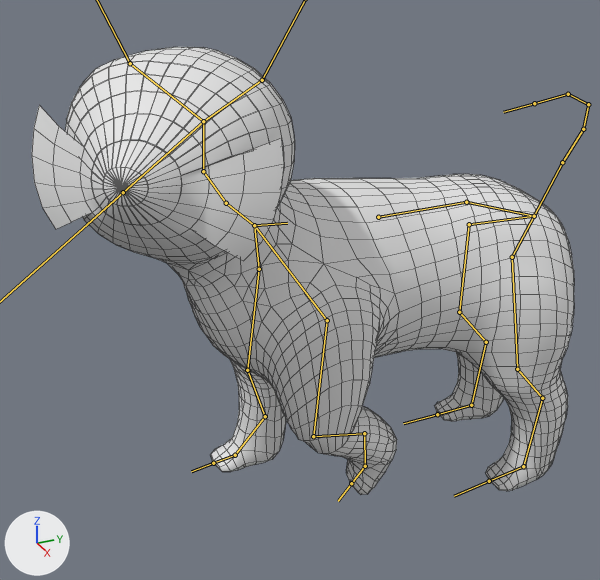
The FBX model Augotchi/Kevins stuff/Djur/BaseModel_Happy_Idle.fbx as it was, and as the next commit left it.
Camera for both pictures: a 50 mm lens placed at (142.6, -73.4, 124.0), pointed at (1.6, -10.0, 53.5). The axes (+X, +Y, +Z) are drawn at lower left. The lights are the same throughout. Both versions are drawn at frame 104 of the action 'Armature|ArmatureAction'; the numbers are the values there. The bones that bend it are drawn over the model as lines. Mesh edges are drawn as thin lines.

Names of what the first picture shows: 'Animal'.
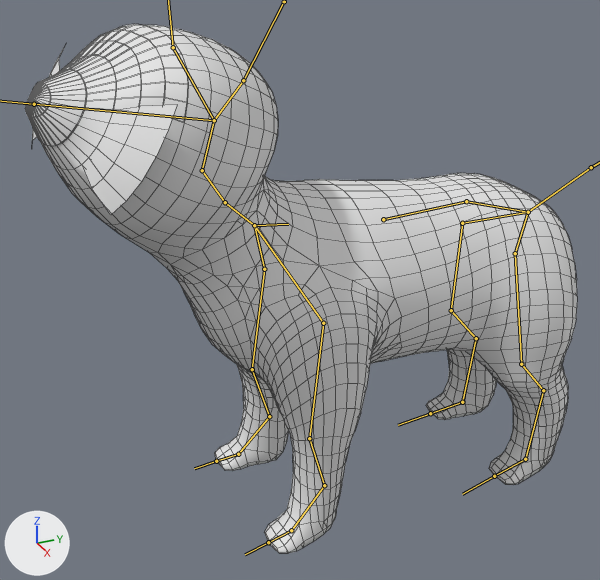
Where the change shows, as pixel boxes (x1, y1, x2, y2) in the pictures (600 x 580 px):
'Animal', posed (18% taller): before (32, 47, 574, 495); after (26, 24, 577, 553)
bone 'MainBody', root to tip: before (254, 225) to (287, 223); after (254, 225) to (288, 224)
bone 'MiddleBack', root to tip: before (378, 217) to (466, 202); after (383, 219) to (466, 201)
bone 'Tail_1', root to tip: before (534, 216) to (562, 162); after (528, 212) to (591, 167)
bone 'UpperNeck', root to tip: before (203, 171) to (203, 121); after (202, 170) to (214, 120)
bone 'FrontLeg_Lower.L', root to tip: before (313, 436) to (364, 433); after (309, 438) to (324, 485)

What changed in the scene script:
```text
Change bone_mainbody:
    where bone_mainbody = bpy.data.objects['Armature'].pose.bones['MainBody']
    bone_mainbody.rotation_quaternion: (0.999, 0.0, -0.005, 0.043) -> (1.0, 0.0, -0.001, 0.009)  # degrees (0, -1, 5) -> degrees (0, 0, 1)
Change bone_middleback:
    where bone_middleback = bpy.data.objects['Armature'].pose.bones['MiddleBack']  # child of 'MainBody'
    bone_middleback.rotation_quaternion: (0.993, 0.0, -0.009, -0.12) -> (1.0, 0.0, -0.002, -0.023)  # degrees (0, -1, -14) -> degrees (0, 0, -3)
Change bone_tail_1:
    where bone_tail_1 = bpy.data.objects['Armature'].pose.bones['Tail_1']  # child of 'LowerBack'
    bone_tail_1.rotation_quaternion: (0.96, 0.099, -0.026, 0.26) -> (0.988, 0.085, -0.041, -0.125)  # degrees (10, -6, 30) -> degrees (10, -3, -15)
Change bone_upperneck:
    where bone_upperneck = bpy.data.objects['Armature'].pose.bones['UpperNeck']  # child of 'MiddleNeck'
    bone_upperneck.rotation_quaternion: (0.915, 0.069, 0.39, 0.076) -> (0.97, 0.214, 0.103, 0.049)  # degrees (15, 45, 16) -> degrees (26, 10, 8)
Change bone_frontleg_lower_l:
    where bone_frontleg_lower_l = bpy.data.objects['Armature'].pose.bones['FrontLeg_Lower.L']  # child of 'FrontLeg_Upper.L'
    bone_frontleg_lower_l.rotation_quaternion: (0.879, 0.453, 0.115, 0.094) -> (1.0, 0.0, 0.0, 0.0)  # degrees (55, 7, 16) -> degrees (0, 0, 0)
```
